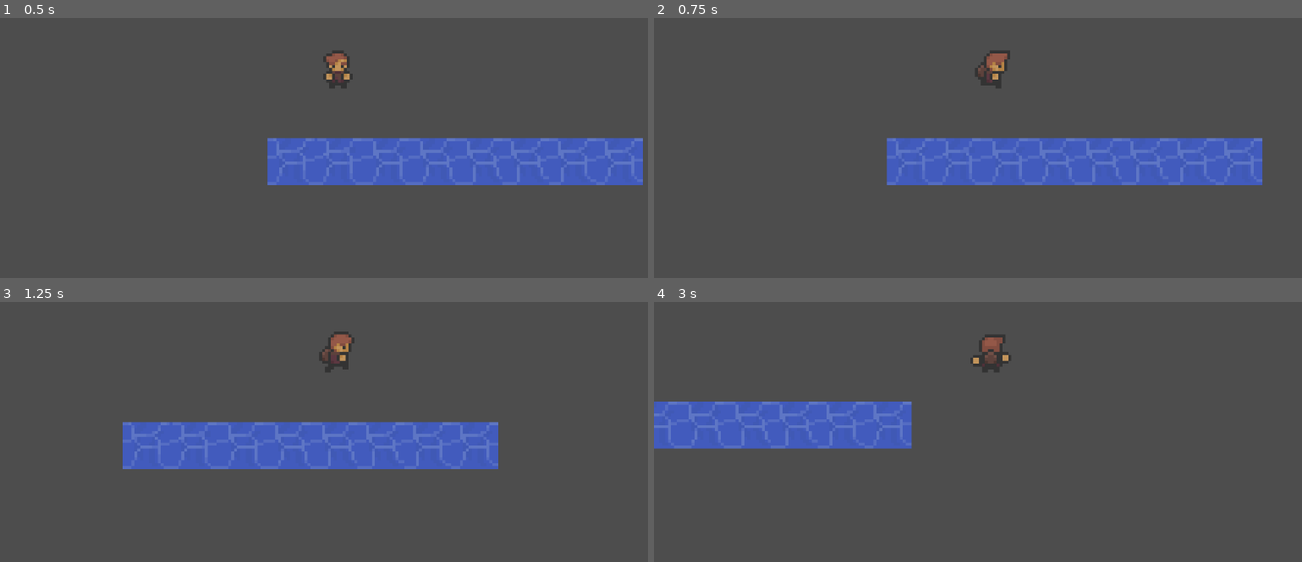
Above: before the commit, frames 1-4 (two rows, left to right).
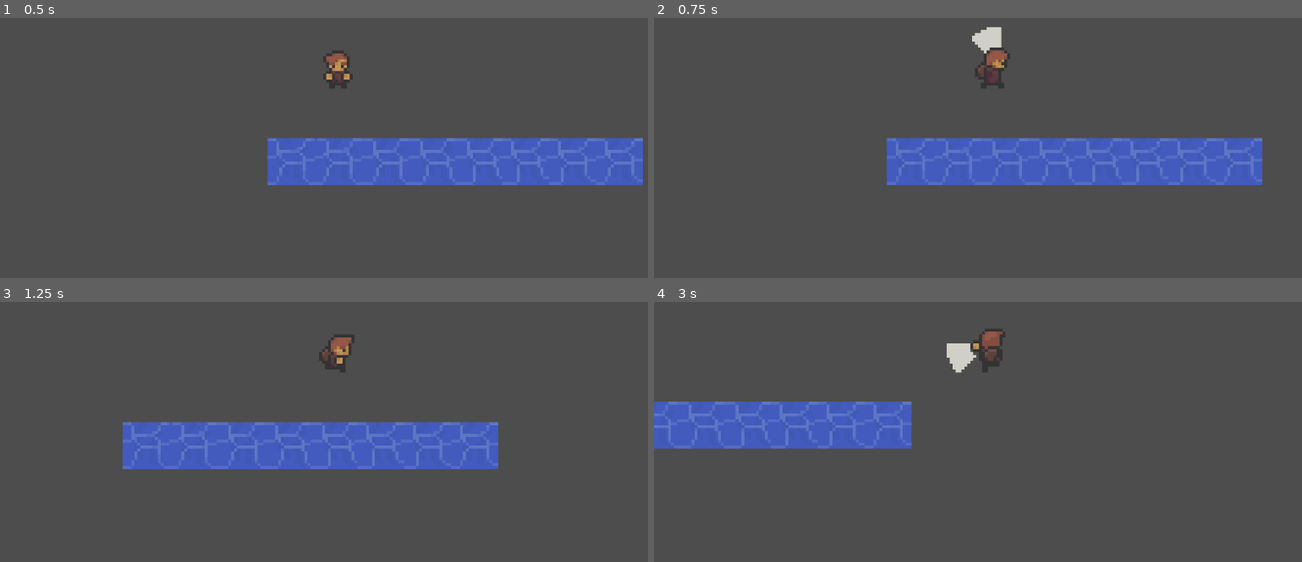
Above: after the commit, the same moments.

Repository: lilmax6969/small-seed_island-gd
Game: Godot game, scene res://scene/test.tscn
The game is run twice, just before and just after one commit, with the same random seed, the same clock (stepped at 60 frames per second) and the same inputs.
Inputs (mouse positions are in pixels of both pictures, inside the frame that each line leads up to):
- Up to frame 1 (0.5 s): no input
- Up to frame 2 (0.75 s): move the mouse to (1140, 70) at 0.52 s; hold D (right) from 0.53 s (still down); click (1140, 70) at 0.6 s
- Up to frame 3 (1.25 s): keep holding D (right)
- Up to frame 4 (3 s): move the mouse to (854, 390) at 1.27 s; release D (right) at 1.28 s; hold S (down) 1.28-2.03 s; click (854, 390) at 1.35 s; move the mouse to (outside the picture) at 2.02 s; hold D (right) 2.03-2.78 s; click (outside the picture) at 2.1 s; move the mouse to (958, 447) at 2.77 s; hold W (up) from 2.78 s (still down); click (958, 447) at 2.85 s

Frame 1 is identical in both runs. In frame 2, 0.6% of the frame differs, in the area x 49-55%, y 3-27%; in frame 3, 0.3%; in frame 4, 0.7%, in the area x 45-56%, y 10-28%.

Commit message:
Attack animation

Diff:
--- a/scene/player.tscn
+++ b/scene/player.tscn
@@ -1,9 +1,8 @@
-[gd_scene load_steps=69 format=3 uid="uid://c1kiaciyi3cr3"]
+[gd_scene load_steps=62 format=3 uid="uid://c1kiaciyi3cr3"]
 
 [ext_resource type="Script" path="res://scripts/player.gd" id="1_3lobu"]
 [ext_resource type="Texture2D" uid="uid://ca7tt33fh8rwf" path="res://assets/Char_Sprites/char_attack_down_anim_strip_6.png" id="2_4yai7"]
 [ext_resource type="Texture2D" uid="uid://yje5tfmvy4wn" path="res://assets/Char_Sprites/char_spritesheet.png" id="2_a8cy8"]
-[ext_resource type="Texture2D" uid="uid://dy1s6f1jhwvhp" path="res://assets/Char_Sprites/char_attack_left_anim_strip_6.png" id="3_mec2j"]
 [ext_resource type="Texture2D" uid="uid://bajj7ux4nalsi" path="res://assets/Char_Sprites/char_attack_right_anim_strip_6.png" id="4_5yq8v"]
 [ext_resource type="Texture2D" uid="uid://n0ljtp6658xt" path="res://assets/Char_Sprites/char_attack_up_anim_strip_6.png" id="5_nknb7"]
 
@@ -31,30 +30,6 @@
 atlas = ExtResource("2_4yai7")
 region = Rect2(240, 0, 48, 32)
 
-[sub_resource type="AtlasTexture" id="AtlasTexture_51hfw"]
-atlas = ExtResource("3_mec2j")
-region = Rect2(0, 0, 32, 48)
-
-[sub_resource type="AtlasTexture" id="AtlasTexture_skbk0"]
-atlas = ExtResource("3_mec2j")
-region = Rect2(32, 0, 32, 48)
-
-[sub_resource type="AtlasTexture" id="AtlasTexture_vd571"]
-atlas = ExtResource("3_mec2j")
-region = Rect2(64, 0, 32, 48)
-
-[sub_resource type="AtlasTexture" id="AtlasTexture_rm7bh"]
-atlas = ExtResource("3_mec2j")
-region = Rect2(96, 0, 32, 48)
-
-[sub_resource type="AtlasTexture" id="AtlasTexture_jq3bk"]
-atlas = ExtResource("3_mec2j")
-region = Rect2(128, 0, 32, 48)
-
-[sub_resource type="AtlasTexture" id="AtlasTexture_pmiyc"]
-atlas = ExtResource("3_mec2j")
-region = Rect2(160, 0, 32, 48)
-
 [sub_resource type="AtlasTexture" id="AtlasTexture_pk3ei"]
 atlas = ExtResource("4_5yq8v")
 region = Rect2(0, 0, 32, 48)
@@ -250,50 +225,27 @@
 [sub_resource type="SpriteFrames" id="SpriteFrames_s3g4x"]
 animations = [{
 "frames": [{
-"duration": 1.0,
+"duration": 2.0,
 "texture": SubResource("AtlasTexture_u5lw0")
 }, {
-"duration": 1.0,
+"duration": 2.0,
 "texture": SubResource("AtlasTexture_50erd")
 }, {
-"duration": 1.0,
+"duration": 2.0,
 "texture": SubResource("AtlasTexture_u0ggu")
 }, {
-"duration": 1.0,
+"duration": 2.0,
 "texture": SubResource("AtlasTexture_vnv32")
 }, {
-"duration": 1.0,
+"duration": 2.0,
 "texture": SubResource("AtlasTexture_ich8a")
 }, {
-"duration": 1.0,
+"duration": 2.0,
 "texture": SubResource("AtlasTexture_gdora")
 }],
-"loop": true,
+"loop": false,
 "name": &"attack_down",
-"speed": 5.0
-}, {
-"frames": [{
-"duration": 1.0,
-"texture": SubResource("AtlasTexture_51hfw")
-}, {
-"duration": 1.0,
-"texture": SubResource("AtlasTexture_skbk0")
-}, {
-"duration": 1.0,
-"texture": SubResource("AtlasTexture_vd571")
-}, {
-"duration": 1.0,
-"texture": SubResource("AtlasTexture_rm7bh")
-}, {
-"duration": 1.0,
-"texture": SubResource("AtlasTexture_jq3bk")
-}, {
-"duration": 1.0,
-"texture": SubResource("AtlasTexture_pmiyc")
-}],
-"loop": true,
-"name": &"attack_left",
-"speed": 5.0
+"speed": 25.0
 }, {
 "frames": [{
 "duration": 2.0,
@@ -314,32 +266,32 @@
 "duration": 2.0,
 "texture": SubResource("AtlasTexture_lfxsx")
 }],
-"loop": true,
-"name": &"attack_right",
-"speed": 5.0
-}, {
-"frames": [{
-"duration": 1.0,
+"loop": false,
+"name": &"attack_side",
+"speed": 25.0
+}, {
+"frames": [{
+"duration": 2.0,
 "texture": SubResource("AtlasTexture_4n40m")
 }, {
-"duration": 1.0,
+"duration": 2.0,
 "texture": SubResource("AtlasTexture_e2sgi")
 }, {
-"duration": 1.0,
+"duration": 2.0,
 "texture": SubResource("AtlasTexture_g551j")
 }, {
-"duration": 1.0,
+"duration": 2.0,
 "texture": SubResource("AtlasTexture_vwbig")
 }, {
-"duration": 1.0,
+"duration": 2.0,
 "texture": SubResource("AtlasTexture_s3wrq")
 }, {
-"duration": 1.0,
+"duration": 2.0,
 "texture": SubResource("AtlasTexture_c3hji")
 }],
-"loop": true,
+"loop": false,
 "name": &"attack_up",
-"speed": 5.0
+"speed": 25.0
 }, {
 "frames": [{
 "duration": 1.0,
@@ -489,7 +441,7 @@
 [node name="Animator" type="AnimatedSprite2D" parent="."]
 position = Vector2(0, -6)
 sprite_frames = SubResource("SpriteFrames_s3g4x")
-animation = &"attack_right"
+animation = &"attack_up"
 autoplay = "idle_down"
 
 [node name="CollisionShape2D" type="CollisionShape2D" parent="."]
--- a/scripts/player.gd
+++ b/scripts/player.gd
@@ -7,20 +7,24 @@
 @export var MAX_SPEED: float = 75.0
 
 var input_direction: Vector2 = Vector2.ZERO
-var last_direction: Vector2 = Vector2.DOWN
+var anim_direction: Vector2 = Vector2.DOWN
+
 var attack: bool = false
+var attack_speed_multiplier: float = 1
+var flipped: int = 1
 
 func input():
 	input_direction = Input.get_vector("left", "right", "up", "down").normalized()
-	if Input.is_action_just_pressed("attack"): attack = true
-	else: attack = false
+	if Input.is_action_just_pressed("attack") and not attack:
+		attack = true
+		attack_animations()
 
 func _physics_process(delta: float) -> void:
 	# Direction
-	input()
-	last_direction = input_direction if input_direction != Vector2.ZERO else last_direction
-
-	animate()
+	if not attack:
+		input()
+		anim_direction = input_direction if input_direction != Vector2.ZERO else anim_direction
+		animate()
 
 	update_velocity(delta)
 	move_and_slide()
@@ -40,23 +44,26 @@
 func animate() -> void:
 	flip_logic()
 
-	# Idle animation
-	if not input_direction:
+	if attack: return
+
+	# Idle & walking animations
+	elif not input_direction:
 		idle_animations()
-	elif attack == true:
-		attack_animation()
 	else:
 		walk_animations()
 
 func flip_logic() -> void:
-	if last_direction.x < 0 and not last_direction.y:
+	if anim_direction.x < 0 and not anim_direction.y:
 		ANIMATOR.set_flip_h(true)
-	else: ANIMATOR.set_flip_h(false)
+		flipped = -1
+	else:
+		ANIMATOR.set_flip_h(false)
+		flipped = 1
 
 func idle_animations() -> void:
-	if last_direction.y > 0:
+	if anim_direction.y > 0:
 		ANIMATOR.play("idle_down")
-	elif last_direction.y < 0:
+	elif anim_direction.y < 0:
 		ANIMATOR.play("idle_up")
 	else:
 		ANIMATOR.play("idle_side")
@@ -69,10 +76,38 @@
 	else:
 		ANIMATOR.play("walk_side")
 
-func attack_animation() -> void:
-	if input_direction.y > 0:
+func offset_logic() -> void:
+	if not attack:
+		ANIMATOR.offset = Vector2.ZERO
+
+	else:
+		if anim_direction.y > 0:
+			ANIMATOR.offset.y = 7
+		elif anim_direction.y < 0:
+			ANIMATOR.offset.y = -9.5
+		else:
+			ANIMATOR.offset.x = 8 * flipped
+
+func attack_animations() -> void:
+	offset_logic()
+
+	ANIMATOR.speed_scale = attack_speed_multiplier
+
+	if anim_direction.y > 0:
 		ANIMATOR.play("attack_down")
-	elif input_direction.y < 0:
+	elif anim_direction.y < 0:
 		ANIMATOR.play("attack_up")
 	else:
-		ANIMATOR.play("attack_right")
+		ANIMATOR.play("attack_side")
+
+	await ANIMATOR.animation_finished
+
+	# Cancel the attack
+	attack = false
+
+	# Reset the offset and speed
+	ANIMATOR.speed_scale = 1
+	offset_logic()
+
+	# Force a visual update
+	animate()
